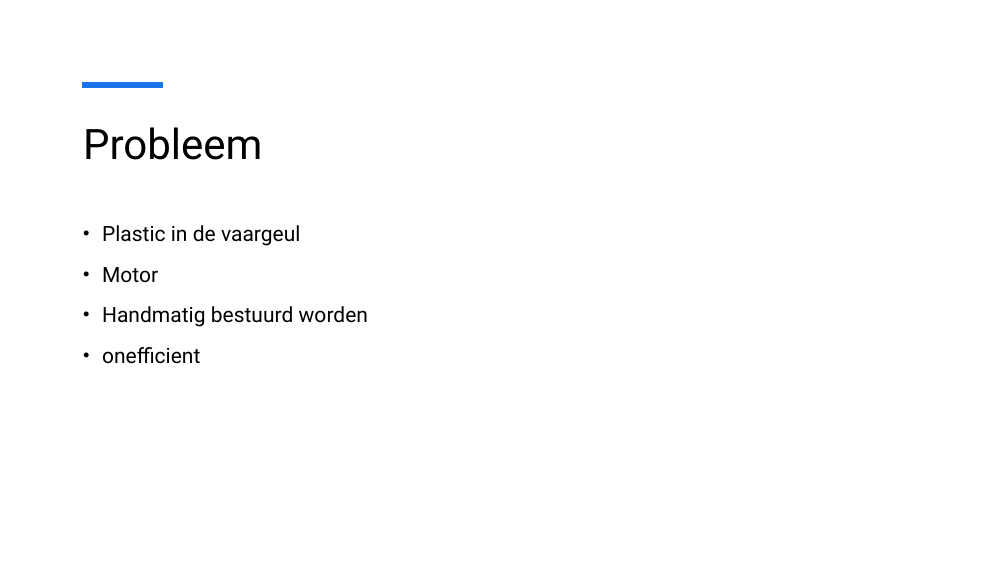
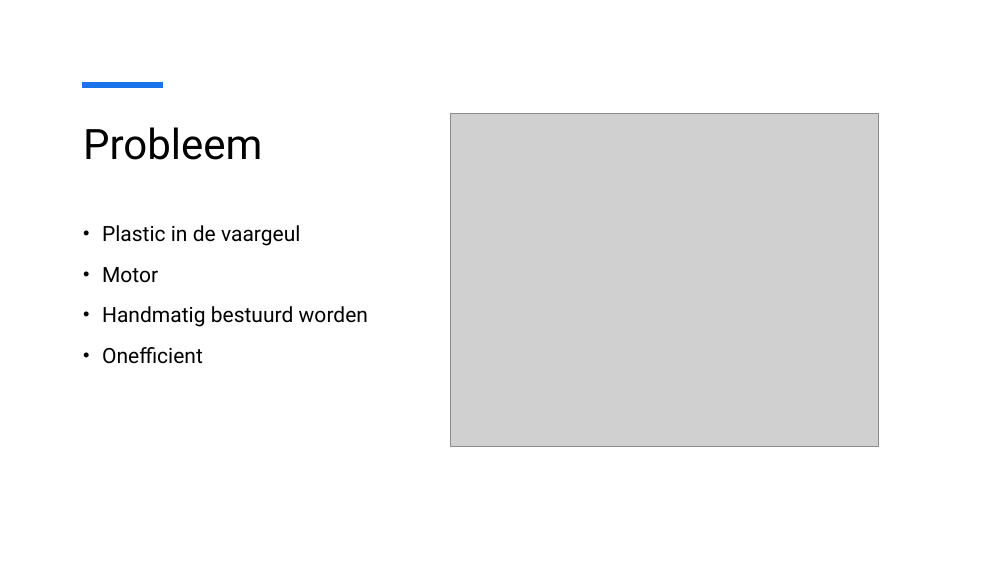
Before and after one commit to merelvdleeden/plastic_vanger, a slide deck: slide 3 of documentatie/scrum presentaties/sprint 0 plasticvanger.pptx. Drawn at 1008x567 pixels with LibreOffice and Linux fonts; fonts in the diff are those of the drawing; grey boxes stand for pictures. Boxes give left, top, right and bottom in pixels: in the first picture for what was removed or moved away, otherwise in the second. Text is boxed around its words. In the diff, an @@ line names an element or a change of style, - is before the commit and + after.

```diff
--- a/documentatie/scrum presentaties/sprint 0 plasticvanger.pptx
+++ b/documentatie/scrum presentaties/sprint 0 plasticvanger.pptx
@@ picture added at bbox=[451, 113, 879, 447] @@
@@ text at bbox=[102, 347, 203, 364]: text changed @@
-• onefficient
+• Onefficient
```
Also in this commit, not shown: 4 other slides changed, 1 slide added, 1 slide removed.
